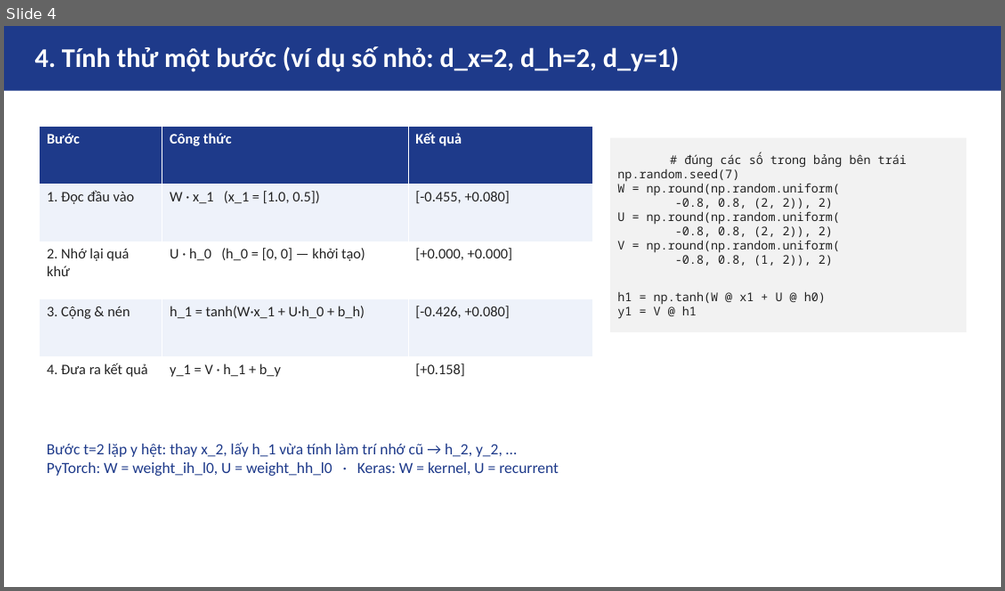
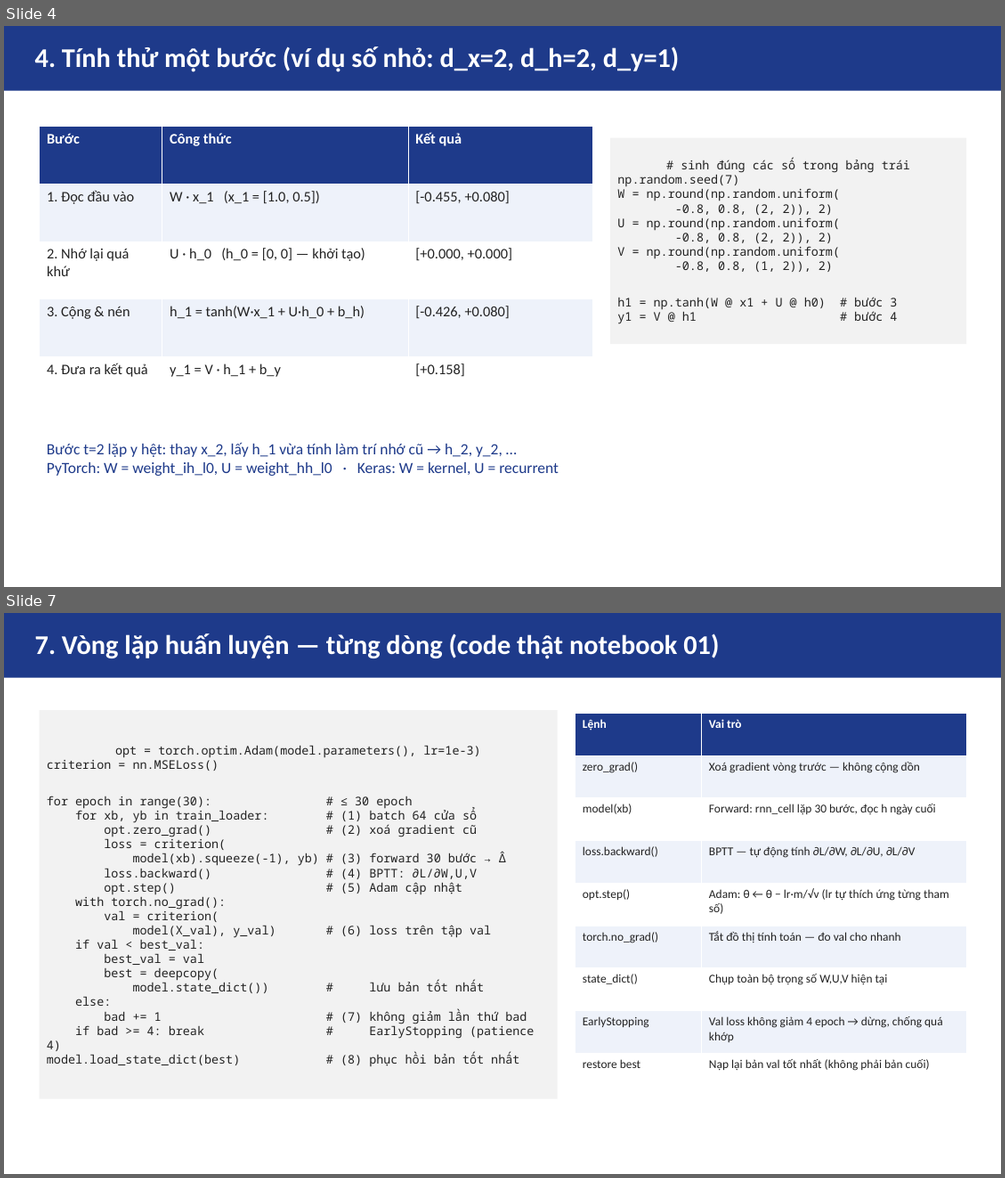
Before and after one commit to lucnguyen1375/HTTM-Presentation, a slide deck: asm06/slides/rnn.pptx. Shown one above the other, each under a label of ours: slide 4 before the commit, slides 4 and 7 after it; the slides between them are not shown. The pictures are 1005x591 and 1005x1178 pixels, drawn with LibreOffice and Linux fonts; fonts in the diff are those of the drawing. Boxes give left, top, right and bottom in pixels: in the first picture for what was removed or moved away, otherwise in the second. Text is boxed around its words. In the diff, an @@ line names an element or a change of style, - is before the commit and + after.

```diff
--- a/asm06/slides/rnn.pptx
+++ b/asm06/slides/rnn.pptx
@@ slide 7 added at [4,613,1001,1174], background #FFFFFF @@
@@ rectangle added at [4,613,1001,678], fill #1E3A8A @@
@@ text added at [35,633,719,659], 26 pt, text #FFFFFF, bold @@
+7. Vòng lặp huấn luyện — từng dòng (code thật notebook 01)
@@ rectangle added at [39,710,558,1099], fill #F2F2F2, 11.5 pt, text #222222 @@
+opt = torch.optim.Adam(model.parameters(), lr=1e-3)
+criterion = nn.MSELoss()
+for epoch in range(30): # ≤ 30 epoch
+for xb, yb in train_loader: # (1) batch 64 cửa sổ
+opt.zero_grad() # (2) xoá gradient cũ
+loss = criterion(
+model(xb).squeeze(-1), yb) # (3) forward 30 bước → Δ̂
+loss.backward() # (4) BPTT: ∂L/∂W,U,V
+opt.step() # (5) Adam cập nhật
+with torch.no_grad():
+val = criterion(
+model(X_val), y_val) # (6) loss trên tập val
+if val < best_val:
+best_val = val
+best = deepcopy(
+model.state_dict()) # lưu bản tốt nhất
+else:
+bad += 1 # (7) không giảm lần thứ bad
+if bad >= 4: break # EarlyStopping (patience 4)
+model.load_state_dict(best) # (8) phục hồi bản tốt nhất
@@ table added at [575,714,966,1096], 9 rows, 2 columns @@
+Lệnh | Vai trò
+zero_grad() | Xoá gradient vòng trước — không cộng dồn
+model(xb) | Forward: rnn_cell lặp 30 bước, đọc h ngày cuối
+loss.backward() | BPTT — tự động tính ∂L/∂W, ∂L/∂U, ∂L/∂V
+opt.step() | Adam: θ ← θ − lr·m/√v (lr tự thích ứng từng tham số)
+torch.no_grad() | Tắt đồ thị tính toán — đo val cho nhanh
+state_dict() | Chụp toàn bộ trọng số W,U,V hiện tại
+EarlyStopping | Val loss không giảm 4 epoch → dừng, chống quá khớp
+restore best | Nạp lại bản val tốt nhất (không phải bản cuối)
@@ slide 4 changed as well @@
@@ rectangle "# sinh đúng các số ...": place and size @@
-rectangle "# sinh đúng các số ..." at [610,138,966,332]
+rectangle "# sinh đúng các số ..." at [610,138,966,345]
@@ text in rectangle at [680,158,910,173]: text changed @@
-# đúng các số trong bảng bên trái
+# sinh đúng các số trong bảng trái
@@ text in rectangle at [617,297,897,324]: text changed @@
-h1 = np.tanh(W @ x1 + U @ h0)
-y1 = V @ h1
+h1 = np.tanh(W @ x1 + U @ h0) # bước 3
+y1 = V @ h1 # bước 4
```
Also in this commit, not shown: 3 other slides changed, 4 other slides added, 3 slides removed, 1 other file.
